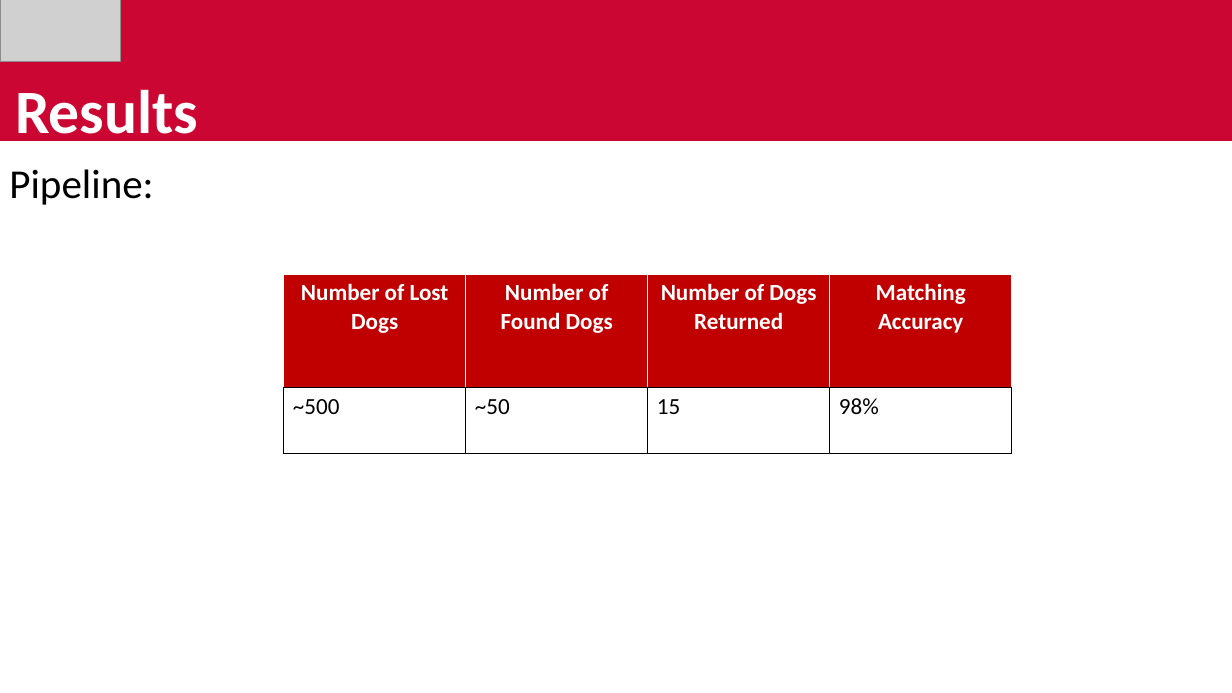
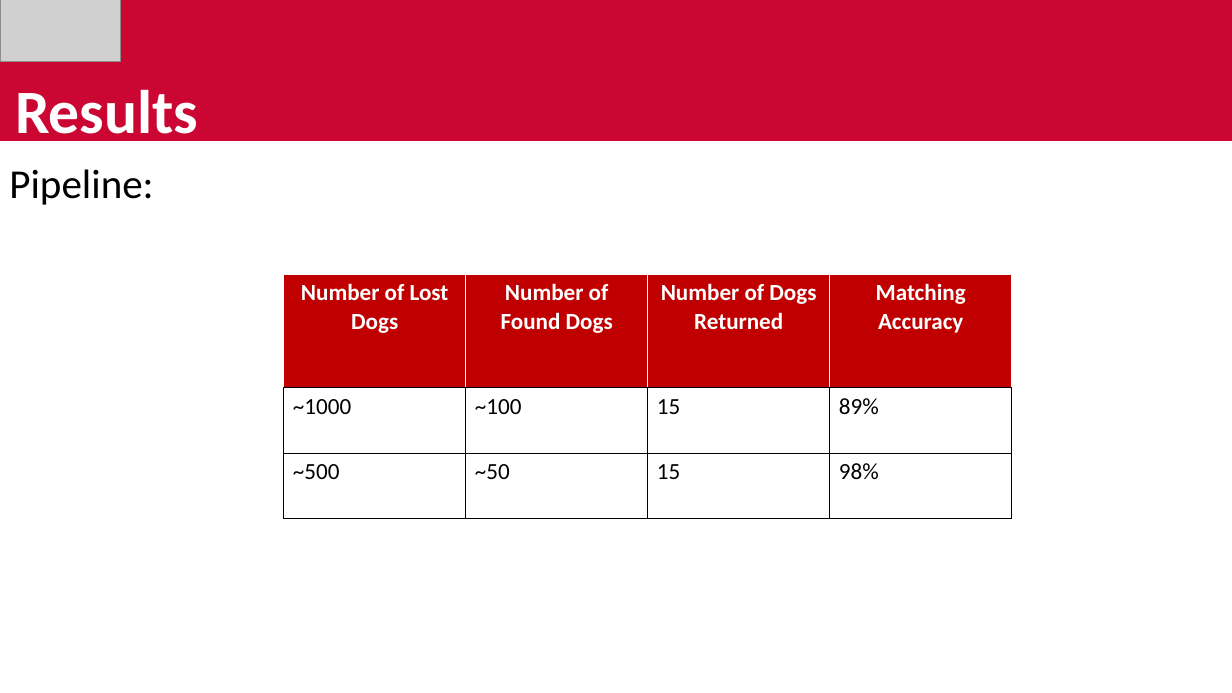
Before and after one commit to avickars/Dog-Application, a slide deck: slide 7 of final_presentation.pptx. Drawn at 1232x693 pixels with LibreOffice and Linux fonts; fonts in the diff are those of the drawing; grey boxes stand for pictures. Boxes give left, top, right and bottom in pixels: in the first picture for what was removed or moved away, otherwise in the second. Text is boxed around its words. In the diff, an @@ line names an element or a change of style, - is before the commit and + after.

```diff
--- a/final_presentation.pptx
+++ b/final_presentation.pptx
@@ table at <box>284,274,1012,518</box> @@
+row 2: ~1000 | ~100 | 15 | 89%
```
Also in this commit, not shown: 4 other slides changed.
